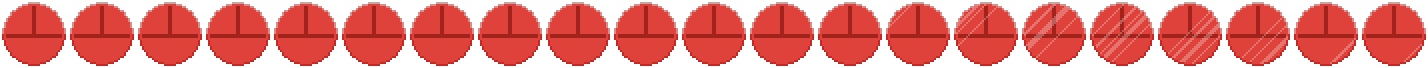
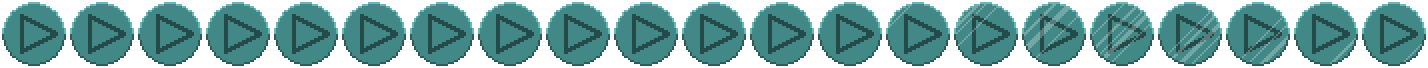
Before/after of a 1428 × 68 layered artwork. What changed in the layer stack:
added group "Group 3" with 25 layers above "Color Fill 1" over [2, 2, 1426, 66]
moved "Group 1" into group "Group 3" over [890, 4, 1422, 64]
added group "Group 2" with 21 layers in group "Group 3" over [2, 2, 1426, 66]
moved "tray copy 20" into group "Group 2", painted on it over [1362, 2, 1426, 66]
moved "tray copy 19" into group "Group 2", painted on it over [1294, 2, 1358, 66]
moved "tray copy 18" into group "Group 2", painted on it over [1226, 2, 1290, 66]
moved "tray copy 17" into group "Group 2", painted on it over [1158, 2, 1222, 66]
moved "tray copy 16" into group "Group 2", painted on it over [1090, 2, 1154, 66]
moved "tray copy 15" into group "Group 2", painted on it over [1022, 2, 1086, 66]
moved "tray copy 14" into group "Group 2", painted on it over [954, 2, 1018, 66]
moved "tray copy 13" into group "Group 2", painted on it over [886, 2, 950, 66]
moved "tray copy 12" into group "Group 2", painted on it over [818, 2, 882, 66]
moved "tray copy 11" into group "Group 2", painted on it over [750, 2, 814, 66]
moved "tray copy 10" into group "Group 2", painted on it over [682, 2, 746, 66]
moved "tray copy 9" into group "Group 2", painted on it over [614, 2, 678, 66]
moved "tray copy 8" into group "Group 2", painted on it over [546, 2, 610, 66]
moved "tray copy 7" into group "Group 2", painted on it over [478, 2, 542, 66]
moved "tray copy 6" into group "Group 2", painted on it over [410, 2, 474, 66]
moved "tray copy 5" into group "Group 2", painted on it over [342, 2, 406, 66]
moved "tray copy 4" into group "Group 2", painted on it over [274, 2, 338, 66]
moved "tray copy 3" into group "Group 2", painted on it over [206, 2, 270, 66]
moved "tray copy 2" into group "Group 2", painted on it over [138, 2, 202, 66]
moved "tray copy" into group "Group 2", painted on it over [70, 2, 134, 66]
moved "Layer 1" into group "Group 3" over [2, 2, 1426, 66]
…and 1 more changes (1 painted, 1 stack)
